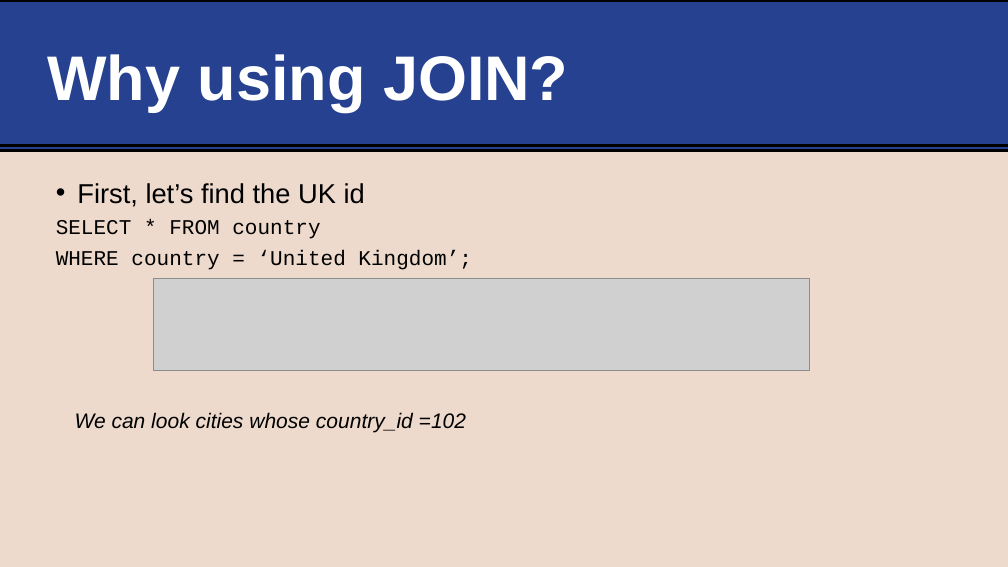
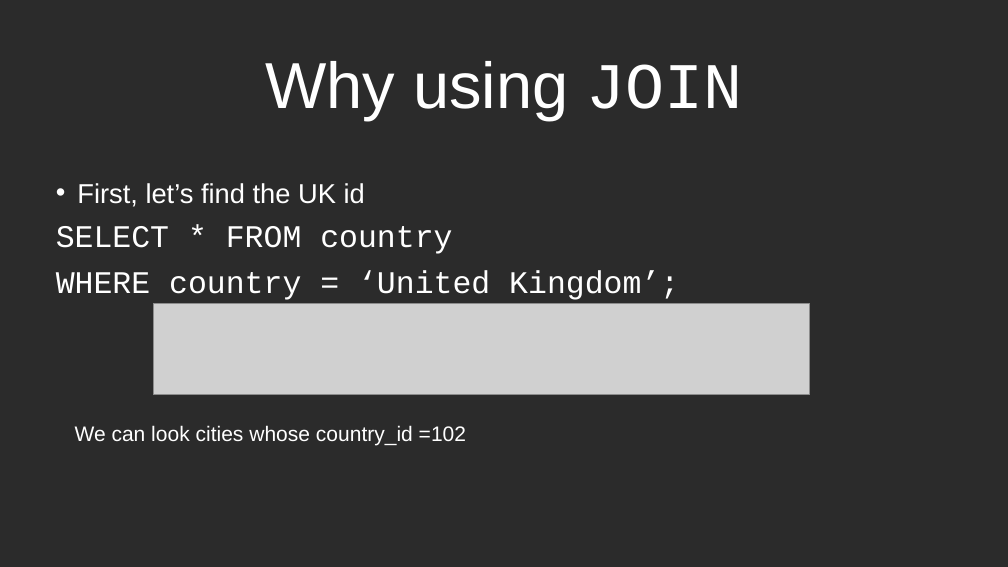
Before and after one commit to life-efficient/Data-Engineering, a slide deck: slide 8 of 2. SQL/3. Joins/3. SQL Joins.pptx. Drawn at 1008x567 pixels with LibreOffice and Linux fonts; fonts in the diff are those of the drawing; grey boxes stand for pictures; background and template pictures are left out; a plain dark background stands for a picture behind light text. Boxes give left, top, right and bottom in pixels: in the first picture for what was removed or moved away, otherwise in the second. Text is boxed around its words. In the diff, an @@ line names an element or a change of style, - is before the commit and + after.

```diff
--- a/2. SQL/3. Joins/3. SQL Joins.pptx
+++ b/2. SQL/3. Joins/3. SQL Joins.pptx
@@ background #EDDACC to picture (left out) @@
@@ rectangle removed at (0, 0, 1008, 150) @@
@@ title "Why using JOIN" at (265, 61, 743, 120): vertical alignment middle to bottom @@
@@ title at (265, 61, 743, 120): text changed; size 60 to 61.9 pt; bold off @@
-Why using JOIN?
+Why using JOIN
@@ line removed from (0, 146) to (1008, 146) @@
@@ text "First, let’s find the UK ..." at (56, 183, 679, 300): text colour #000000 to #FFFFFF; size 20 to 30 pt in "SELECT * FROM country", "WHERE country = ‘United Kingdom’;" @@
@@ picture: place and size @@
-picture at (154, 279, 810, 371)
+picture at (154, 303, 810, 395)
@@ text "We can look cities whose ...": place and size @@
-text "We can look cities whose ..." at (75, 412, 466, 433)
+text "We can look cities whose ..." at (75, 425, 466, 446)
@@ text "We can look cities whose ..." at (75, 425, 466, 446): text colour #000000 to #FFFFFF, italic off @@
```
Also in this commit, not shown: 30 other slides changed, 2 slides added, 2 slides removed, 2 other files.
